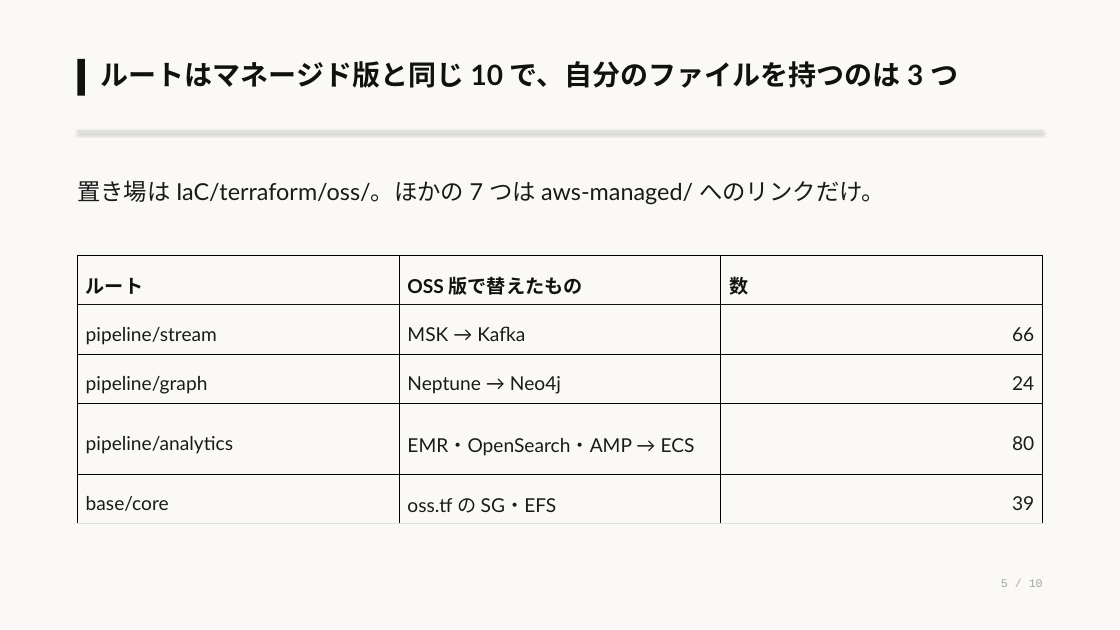
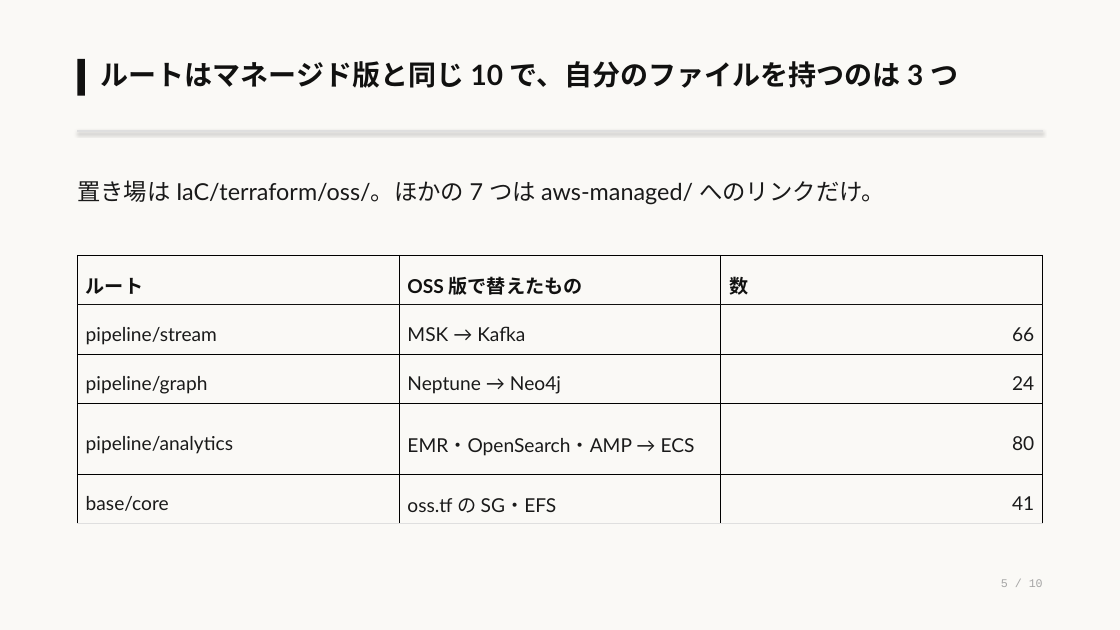
Before and after one commit to eddie-eights/nwc-poc, a slide deck: slide 5 of docs/architecture-oss.pptx. Drawn at 1120x630 pixels with LibreOffice and Linux fonts; fonts in the diff are those of the drawing. Boxes give left, top, right and bottom in pixels: in the first picture for what was removed or moved away, otherwise in the second. Text is boxed around its words. In the diff, an @@ line names an element or a change of style, - is before the commit and + after.

```diff
--- a/docs/architecture-oss.pptx
+++ b/docs/architecture-oss.pptx
@@ table at (x1=77, y1=255, x2=1043, y2=517) @@
-row 5, column 3: 39
+row 5, column 3: 41
```
Also in this commit, not shown: 1 other slide changed, 33 other files.
